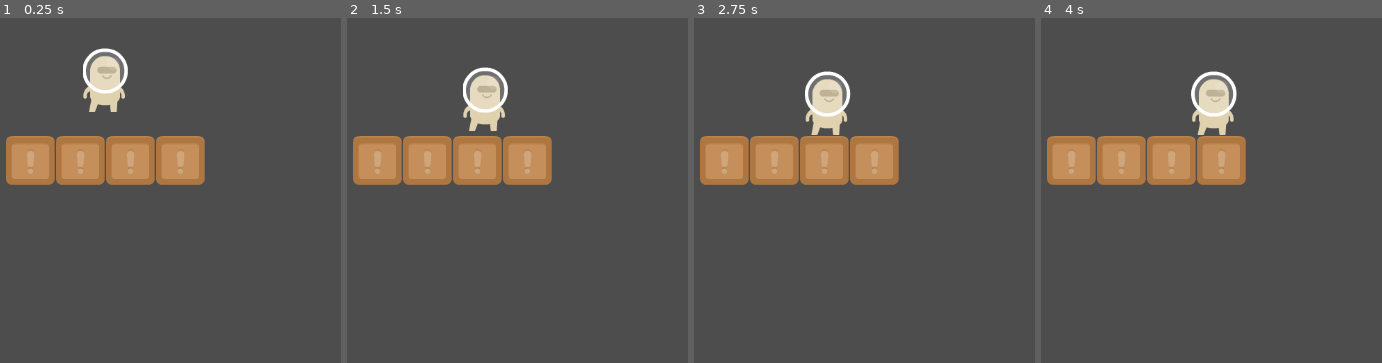
Above: before the commit, frames 1-4 (left to right).
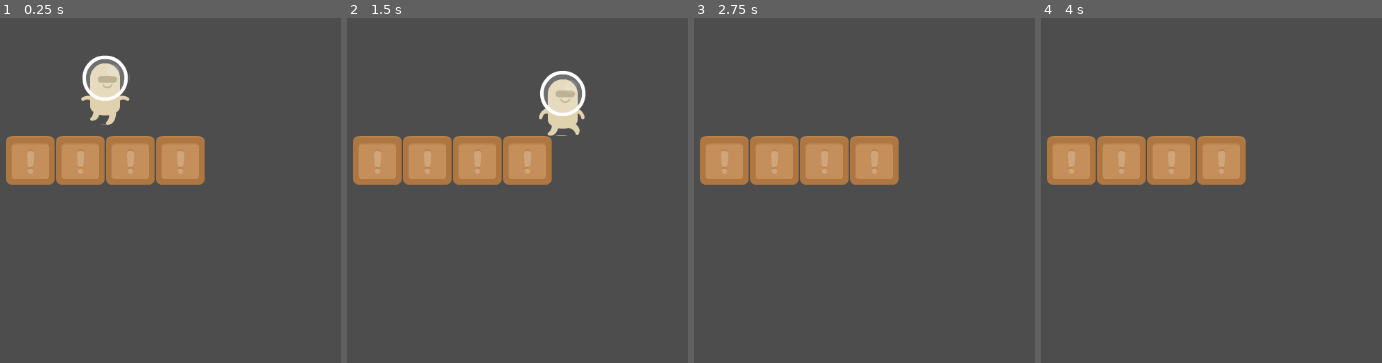
Above: after the commit, the same moments.

Repository: gabrielcoelh8/wajd-godot
Game: Godot game, scene res://world.tscn
Two runs of this game, one before a commit and one after it. Both use one fixed random seed, a clock stepped at 60 frames per second and the inputs below.
Inputs:
- Up to frame 1 (0.25 s): no input
- Up to frame 2 (1.5 s): tap Enter (ui_accept) at 0.5, 0.6, 0.77, 1.07, 1.35 s; hold Right (ui_right) from 0.53 s (still down)
- Up to frame 3 (2.75 s): tap Enter (ui_accept) at 1.52, 1.82, 2.1 s; release Right (ui_right) at 2.03 s; hold Left (ui_left) from 2.03 s (still down)
- Up to frame 4 (4 s): release Left (ui_left) at 2.78 s; hold Right (ui_right) from 2.78 s (still down); tap Enter (ui_accept) at 2.85, 3.02, 3.32, 3.6, 3.77 s

The runs differ from the first frame. In frame 1, 1.6% of the frame differs, in the area x 23-39%, y 8-32%; in frame 2, 3.8%, in the area x 34-71%, y 14-35%; in frame 3, 1.9%; in frame 4, 1.9%.

Commit message:
v0.1 -- char movement impl

Diff:
--- a/player.gd
+++ b/player.gd
@@ -1,17 +1,20 @@
 extends CharacterBody2D
 
-
-const SPEED = 50.0
-const JUMP_VELOCITY = -100.0
+@export var SPEED = 200.0
+@export var JUMP_VELOCITY = -400.0
+@export var JUMP_RELEASE_FORCE = -200
+@export var ACCELERATION = 10
+@export var FRICTION = 10
+@export var ADD_FALL_GRAVITY = 4
 
 # Get the gravity from the project settings to be synced with RigidBody nodes.
-var gravity = ProjectSettings.get_setting("physics/2d/default_gravity")
+var GRAVITY = ProjectSettings.get_setting("physics/2d/default_gravity")
 
 
 func _physics_process(delta):
 	# Add the gravity.
-	if not is_on_floor():
-		velocity.y += gravity * delta
+	apply_gravity(delta)
+	$AnimatedSprite2D.play()
 
 	var input = Vector2.ZERO
 	input.x = Input.get_action_strength('ui_right') - Input.get_action_strength('ui_left')
@@ -19,25 +22,37 @@
 
 	if input.x == 0:
 		apply_friction()
+		$AnimatedSprite2D.animation = "idle"
 	else:
 		apply_acceleration(input.x)
+		$AnimatedSprite2D.animation = "run"
+		if(input.x < 0):
+			$AnimatedSprite2D.flip_h = true
+		elif(input.x > 0):
+			$AnimatedSprite2D.flip_h = false
 
 	# Handle Jump.
-	if Input.is_action_just_pressed("ui_accept") and is_on_floor():
-		velocity.y = JUMP_VELOCITY
-
-	# Get the input direction and handle the movement/deceleration.
-	# As good practice, you should replace UI actions with custom gameplay actions.
-	# var direction = Input.get_axis("ui_left", "ui_right")
-	# if direction:
-	#	velocity.x = direction * SPEED
-	# else:
-	#	velocity.x = move_toward(velocity.x, 0, SPEED)
+	if is_on_floor():
+		if Input.is_action_pressed("ui_up"):
+			velocity.y = JUMP_VELOCITY
+			#aplicar força de salto
+	else:
+		$AnimatedSprite2D.animation = "jump"
+		if Input.is_action_just_released("ui_up") and velocity.y < JUMP_RELEASE_FORCE:
+			#final do salto logo após parar de saltar
+			velocity.y = JUMP_RELEASE_FORCE
+		if velocity.y > 0:
+			velocity.y += ADD_FALL_GRAVITY
+			#gravidade adicional ao começar queda livre
 
 	move_and_slide()
 
+func apply_gravity(delta):
+	if not is_on_floor():
+		velocity.y += GRAVITY * delta
+
 func apply_friction():
-	velocity.x = move_toward(velocity.x, 0, 10)
+	velocity.x = move_toward(velocity.x, 0, FRICTION)
 
 func apply_acceleration(amount):
-	velocity.x = move_toward(velocity.x, 50 * amount, SPEED)
+	velocity.x = move_toward(velocity.x, SPEED * amount, ACCELERATION)
--- a/player.tscn
+++ b/player.tscn
@@ -1,7 +1,10 @@
-[gd_scene load_steps=5 format=3 uid="uid://c0tr5ncyq4dk1"]
+[gd_scene load_steps=8 format=3 uid="uid://c0tr5ncyq4dk1"]
 
 [ext_resource type="Texture2D" uid="uid://dtkb2el8qgasp" path="res://alien.sprites/alienBeige_stand.tres" id="1_1q5ol"]
 [ext_resource type="Script" path="res://player.gd" id="1_8gunb"]
+[ext_resource type="Texture2D" uid="uid://crn5otvn141sn" path="res://alien.sprites/alienBeige_swim2.tres" id="3_mwk47"]
+[ext_resource type="Texture2D" uid="uid://hihpi3ocsl5l" path="res://alien.sprites/alienBeige_walk1.tres" id="3_pnf8b"]
+[ext_resource type="Texture2D" uid="uid://4omrryr2wug4" path="res://alien.sprites/alienBeige_walk2.tres" id="4_lcou1"]
 
 [sub_resource type="SpriteFrames" id="SpriteFrames_26tih"]
 animations = [{
@@ -12,18 +15,39 @@
 "loop": true,
 "name": &"idle",
 "speed": 5.0
+}, {
+"frames": [{
+"duration": 1.0,
+"texture": ExtResource("3_mwk47")
+}],
+"loop": false,
+"name": &"jump",
+"speed": 5.0
+}, {
+"frames": [{
+"duration": 1.0,
+"texture": ExtResource("3_pnf8b")
+}, {
+"duration": 1.0,
+"texture": ExtResource("4_lcou1")
+}],
+"loop": true,
+"name": &"run",
+"speed": 5.0
 }]
 
 [sub_resource type="RectangleShape2D" id="RectangleShape2D_iyrwh"]
-size = Vector2(65, 94)
+size = Vector2(48, 78)
 
 [node name="Player" type="CharacterBody2D"]
 script = ExtResource("1_8gunb")
+FRICTION = 30
+ADD_FALL_GRAVITY = 7
 
 [node name="AnimatedSprite2D" type="AnimatedSprite2D" parent="."]
 sprite_frames = SubResource("SpriteFrames_26tih")
-animation = &"idle"
+animation = &"run"
 
 [node name="CollisionShape2D" type="CollisionShape2D" parent="."]
-position = Vector2(-0.5, -1)
+position = Vector2(2, 7)
 shape = SubResource("RectangleShape2D_iyrwh")
